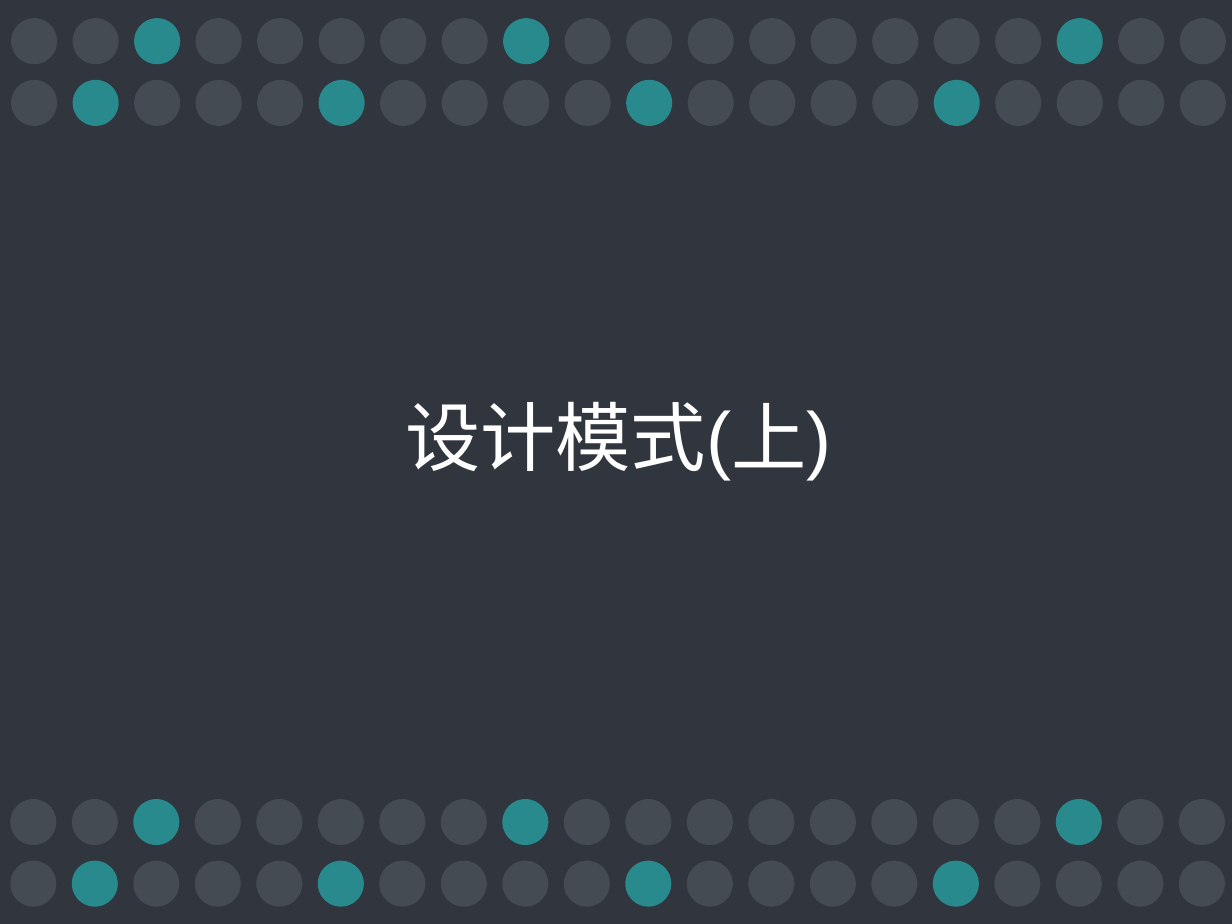
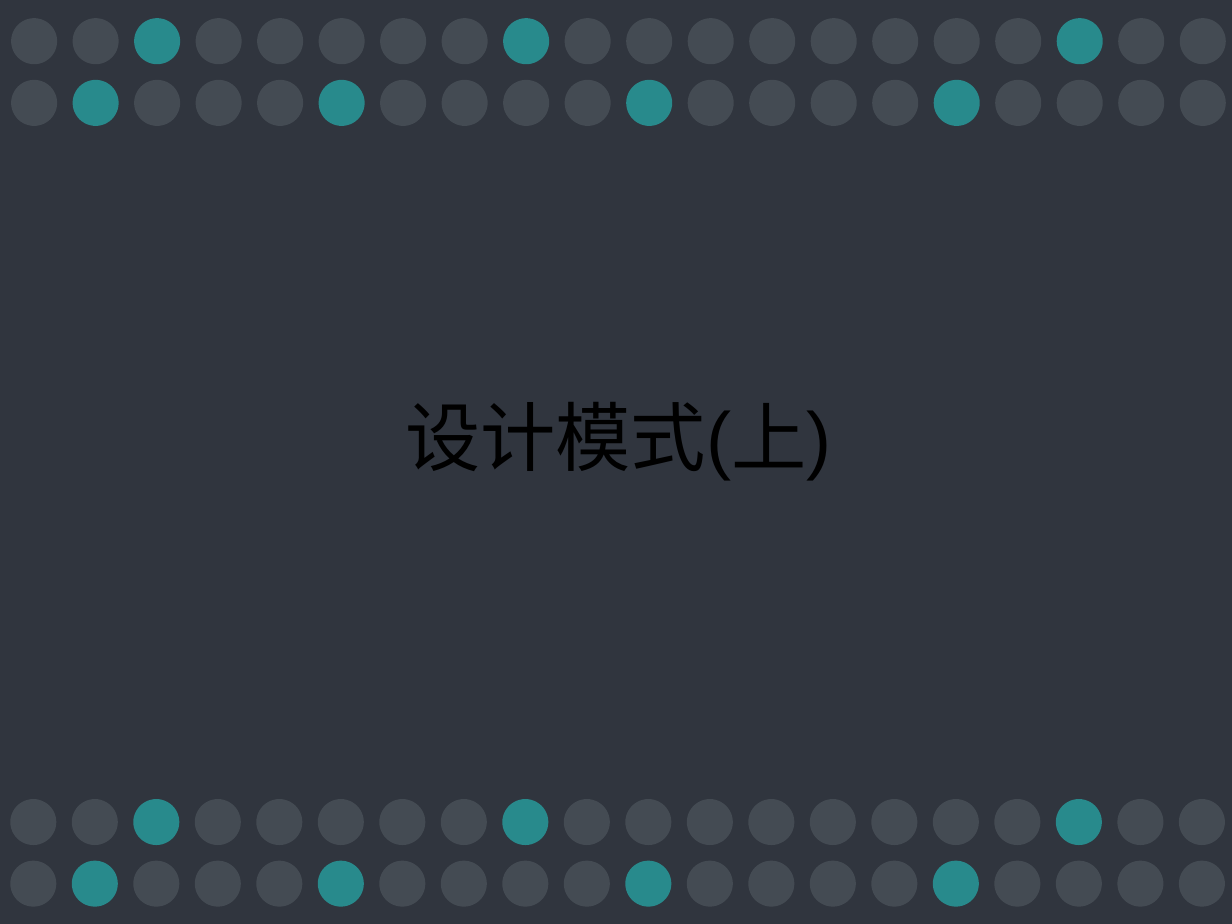
Before and after one commit to MintLy/JavaDesignMode, a slide deck: slide 1 of DesignMode.ppt. Drawn at 1232x924 pixels with LibreOffice and Linux fonts; fonts in the diff are those of the drawing. Boxes give left, top, right and bottom in pixels: in the first picture for what was removed or moved away, otherwise in the second. Text is boxed around its words. In the diff, an @@ line names an element or a change of style, - is before the commit and + after.

```diff
--- a/DesignMode.ppt
+++ b/DesignMode.ppt
@@ text "设计模式(上)" at [405,402,832,480]: text colour #FFFFFF to #000000 @@
```
Also in this commit, not shown: 36 other slides changed, 8 slides added.
